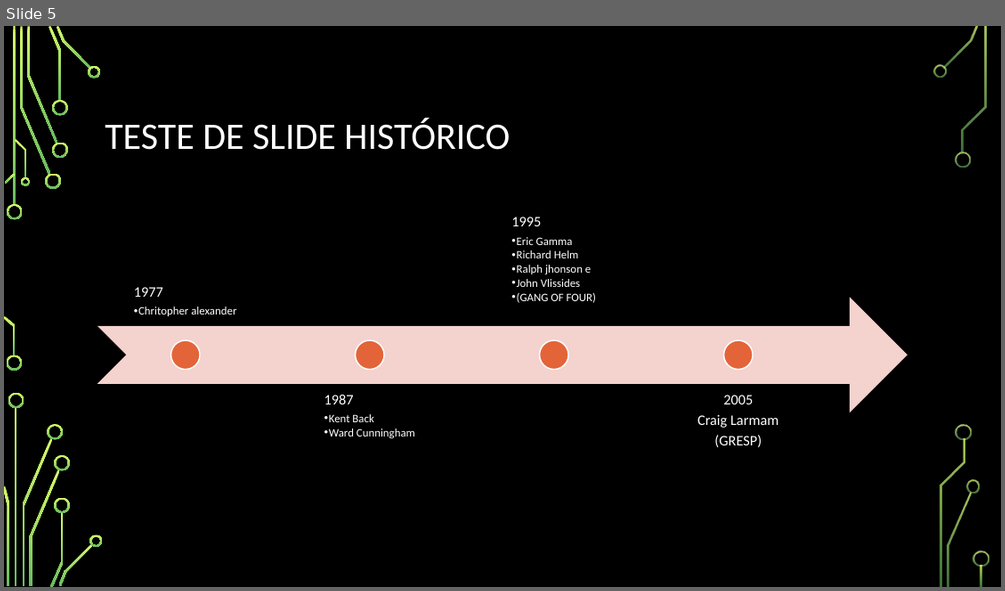
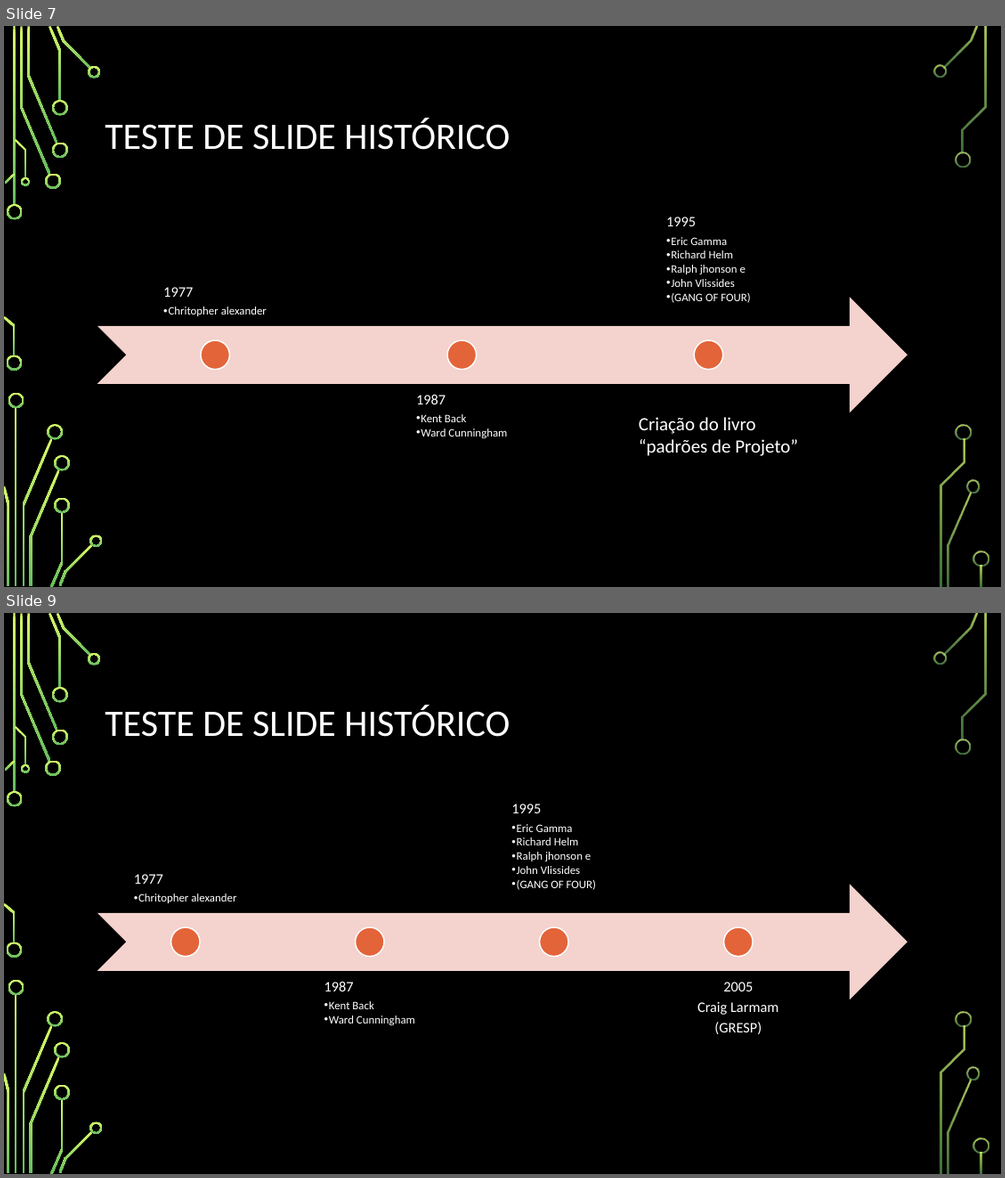
Before and after one commit to Emeson-Santos/Seminario-de-Engenharia---padroes-GoF, a slide deck: PADRÃO DE PROJETO (STRATEGY E INTERPRETER).PPTX. Shown one above the other, each under a label of ours: slide 5 before the commit, slides 7 and 9 after it; the slides between them are not shown. The pictures are 1005x591 and 1005x1178 pixels, drawn with LibreOffice and Linux fonts; fonts in the diff are those of the drawing; background and template pictures are left out. Boxes give left, top, right and bottom in pixels: in the first picture for what was removed or moved away, otherwise in the second. Text is boxed around its words. In the diff, an @@ line names an element or a change of style, - is before the commit and + after.

```diff
--- a/PADRÃO DE PROJETO (STRATEGY E INTERPRETER).PPTX
+++ b/PADRÃO DE PROJETO (STRATEGY E INTERPRETER).PPTX
@@ slide 7 added at <box>4,26,1001,587</box>, background picture (left out); not listed: 36 template elements that a slide beside it also shows @@
@@ title added at <box>105,118,510,150</box>, 36 pt, text #FFFFFF @@
+TESTE DE SLIDE HISTÓRICO
@@ group added at <box>97,216,907,438</box>: 3 texts, 3 ellipses, 1 notched right arrow @@
+1977
+  •• Chritopher alexander
+1987
+  •• Kent Back
+  •• Ward Cunningham
+1995
+  •• Eric Gamma
+  •• Richard Helm
+  •• Ralph jhonson e
+  •• John Vlissides
+  •• (GANG OF FOUR)
@@ text added at <box>639,417,798,456</box>, 18 pt, text #FFFFFF @@
+Criação do livro “padrões de Projeto”
@@ what was slide 5 is now slide 9 @@
```
Also in this commit, not shown: 13 slides changed, 5 other slides added.
